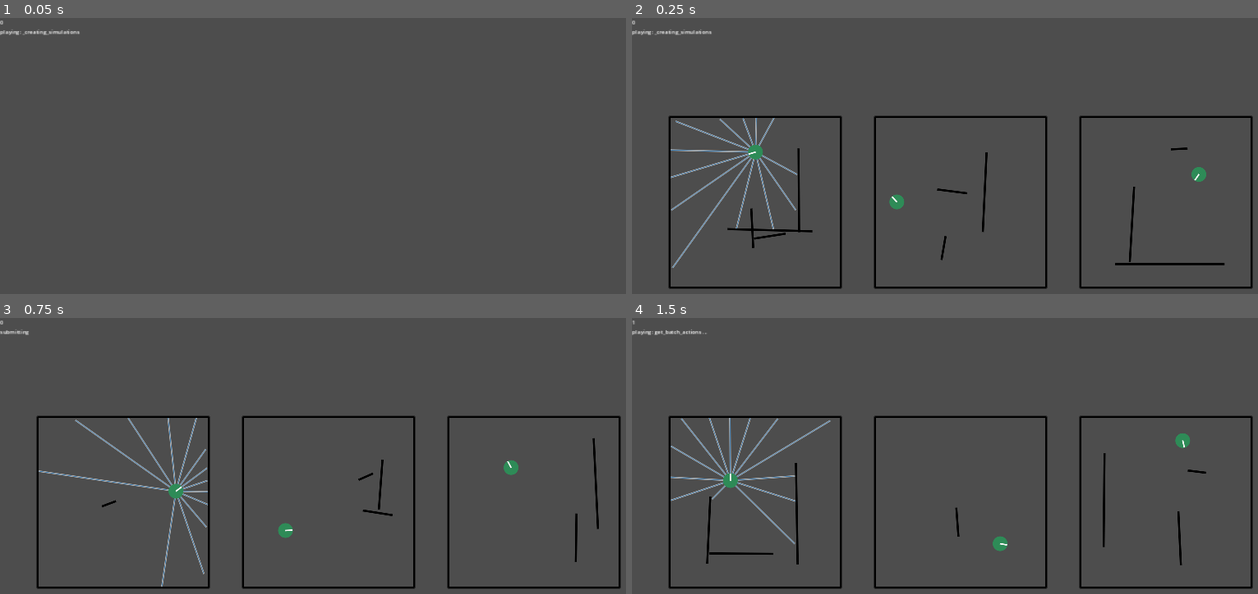
Above: before the commit, frames 1-4 (two rows, left to right).
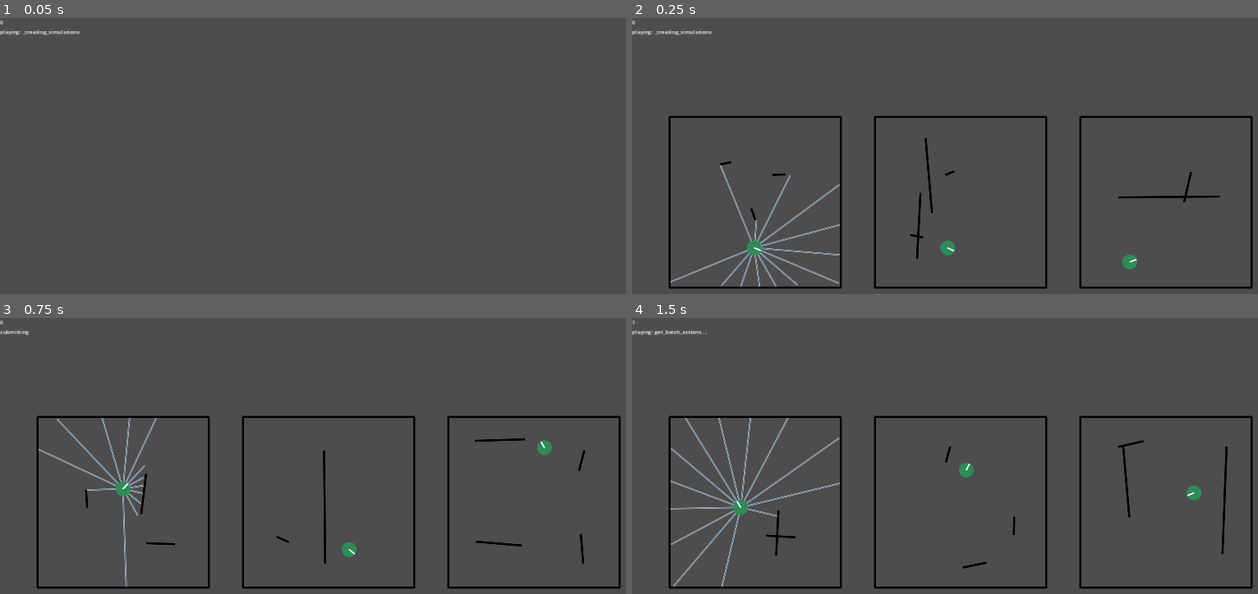
Above: after the commit, the same moments.

Repository: stokatyan/godot-ai
Game: Godot game, scene res://BattleRoyalGame/BREnv.tscn
The game is run twice, just before and just after one commit, with the same random seed, the same clock (stepped at 60 frames per second) and the same inputs.
Inputs:
- Up to frame 1 (0.05 s): no input
- Up to frame 2 (0.25 s): no input
- Up to frame 3 (0.75 s): tap Enter at 0.5 s; hold D from 0.53 s (still down); tap 2 at 0.6 s
- Up to frame 4 (1.5 s): tap Space at 1.25 s; release D at 1.28 s; hold S from 1.28 s (still down); tap 3 at 1.35 s

Frame 1 is identical in both runs. In frame 2, 3.4% of the frame differs, in the area x 6-95%, y 36-98%; in frame 3, 2.9%; in frame 4, 3.4%, in the area x 6-96%, y 36-98%.
Error in both runs: Cannot call method 'poll' on a null value. (res://AI/AIServerTCP.gd:40)

Commit message:
organize walls a bit

Diff:
--- a/godot-ai-client/BattleRoyalGame/BRSimulation.gd
+++ b/godot-ai-client/BattleRoyalGame/BRSimulation.gd
@@ -219,16 +219,18 @@
 	var max_p = _map_radius * 0.75
 	var p_hero = Vector2.ZERO
 
-
+	var last_wall_was_vertical = false
 	for i in range(0, randi_range(1, 4)):
 		var p1 = Vector2(randf_range(-max_p, max_p), randf_range(-max_p, max_p))
 		var p2 = Vector2()
-		if randi() % 2 == 0: # Random choice
+		if !last_wall_was_vertical: # Random choice
 			# Vertical line
 			p2 = Vector2(p1.x + randf_range(-20, 20), randf_range(-max_p, max_p))
+			last_wall_was_vertical = true
 		else:
 			# Horizontal line
 			p2 = Vector2(randf_range(-max_p, max_p), p1.y + randf_range(-20, 20))
+			last_wall_was_vertical = false
 
 		if p1.distance_to(p2) < 20:
 			continue
